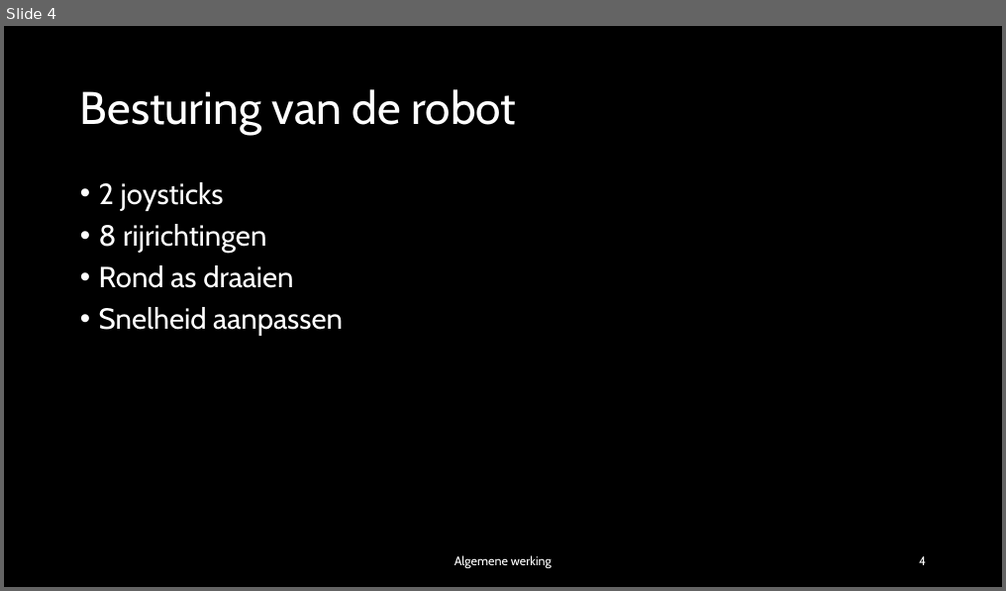
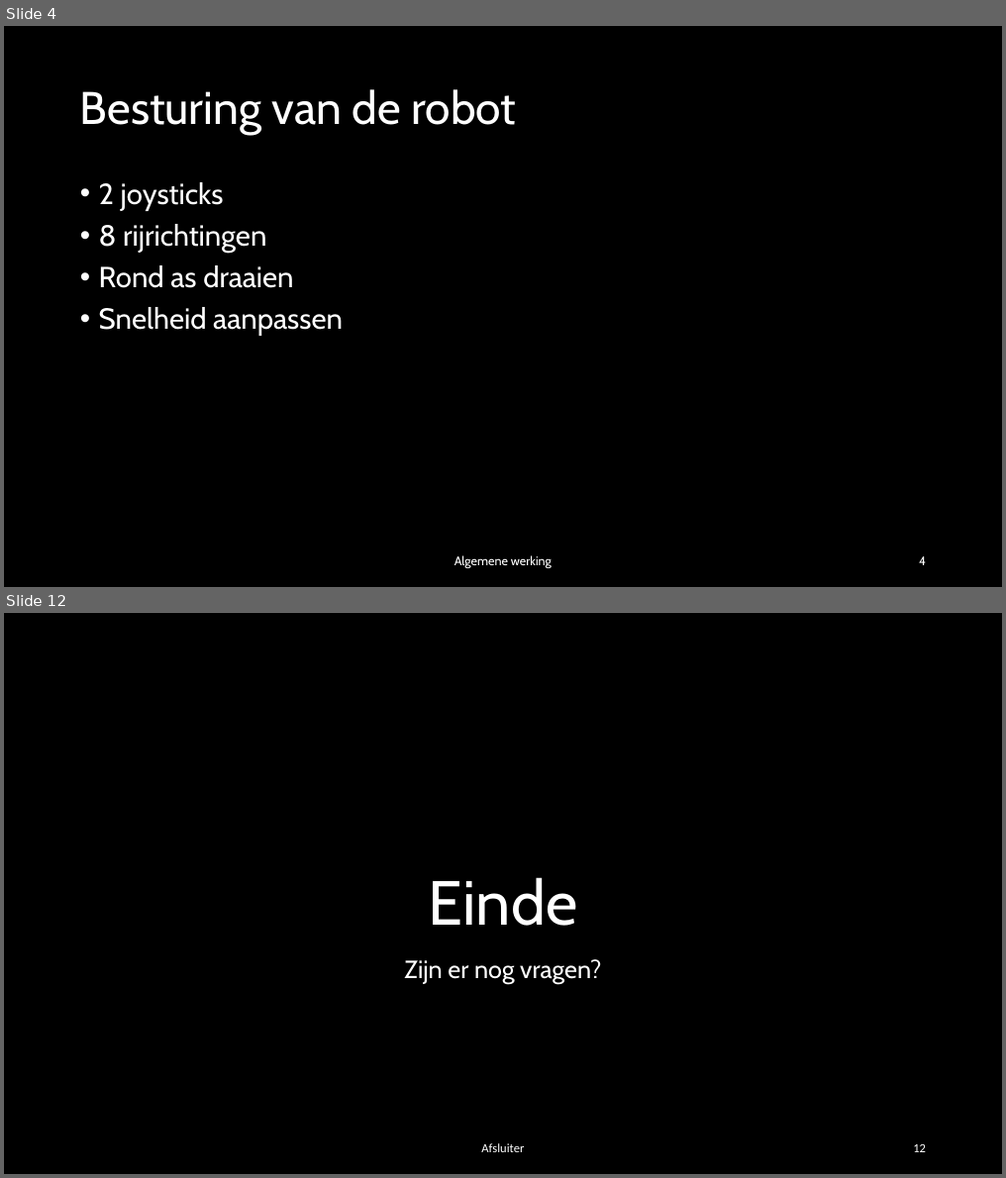
Before and after one commit to Nowie69/Eindproject-Robot-6ICW, a slide deck: Robot met mecanum wheels.pptx. Shown one above the other, each under a label of ours: slide 4 before the commit, slides 4 and 12 after it; the slides between them are not shown. The pictures are 1006x591 and 1006x1178 pixels, drawn with LibreOffice and Linux fonts; fonts in the diff are those of the drawing; background and template pictures are left out. Boxes give left, top, right and bottom in pixels: in the first picture for what was removed or moved away, otherwise in the second. Text is boxed around its words. In the diff, an @@ line names an element or a change of style, - is before the commit and + after.

```diff
--- a/Robot met mecanum wheels.pptx
+++ b/Robot met mecanum wheels.pptx
@@ slide 12 added at (x1=4, y1=613, x2=1002, y2=1174), background picture (left out) @@
@@ title added at (x1=429, y1=877, x2=578, y2=926), 60 pt, text #FFFFFF @@
+Einde
@@ text added at (x1=404, y1=959, x2=601, y2=984), 24 pt, text #FFFFFF @@
+Zijn er nog vragen?
@@ text added at (x1=481, y1=1144, x2=524, y2=1153), 12 pt, text #FFFFFF @@
+Afsluiter
@@ page number added at (x1=913, y1=1145, x2=926, y2=1153), 12 pt, text #FFFFFF @@
+12
```
Also in this commit, not shown: 3 slides changed, 7 other slides added, 1 other file.
